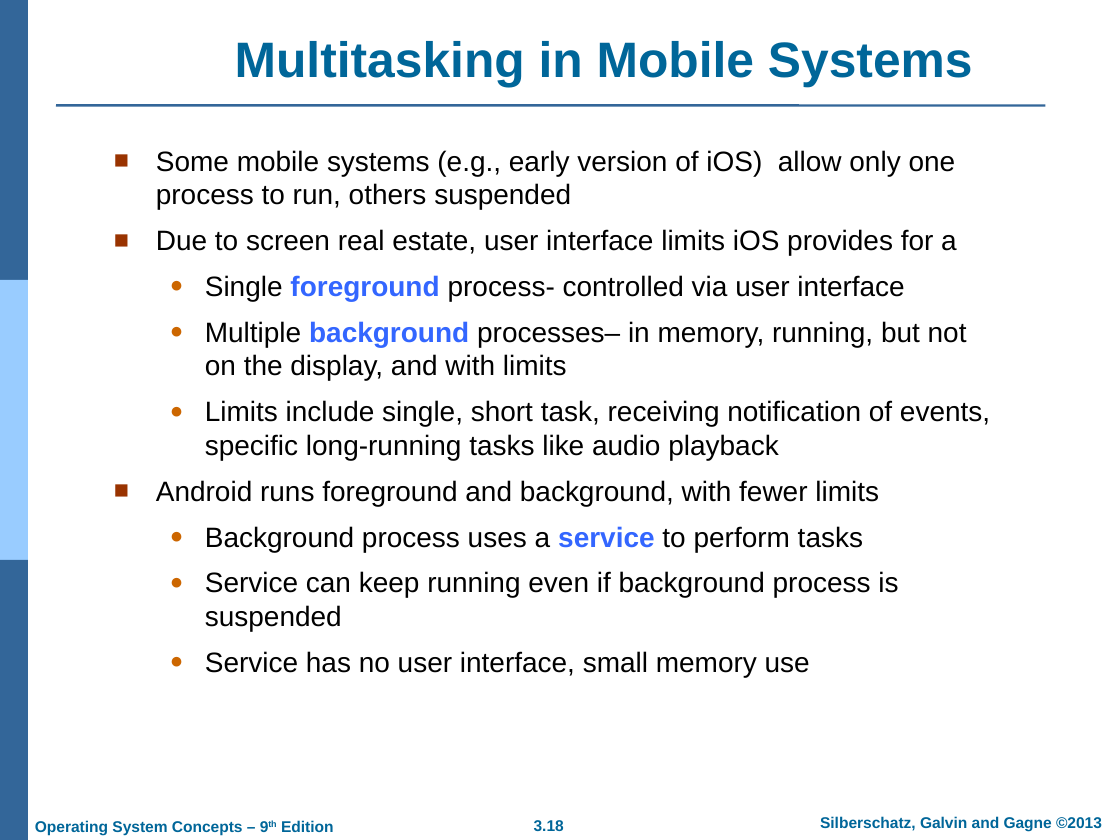
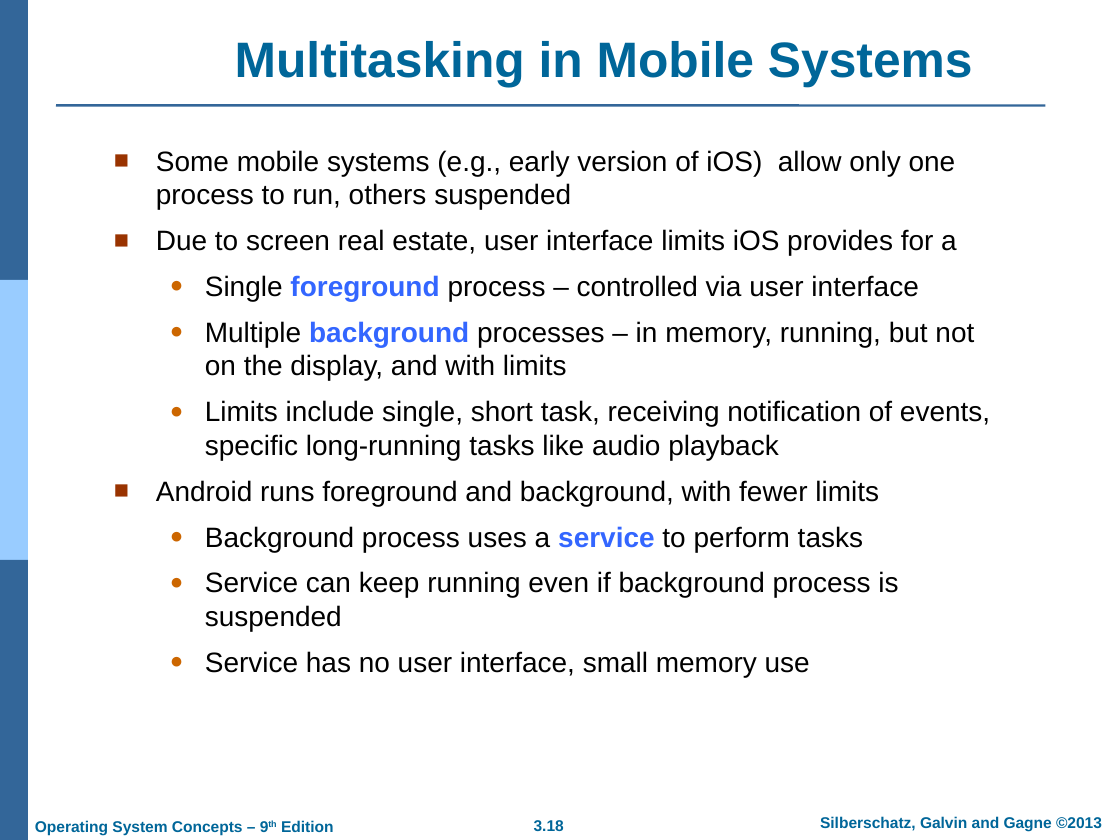
Before and after one commit to GeneralNitin/S4, a slide deck: slide 18 of S4/03. OS/PPTs/PPT-dir/03. Processes.ppt. Drawn at 1120x840 pixels with LibreOffice and Linux fonts; fonts in the diff are those of the drawing; background and template pictures are left out. Boxes give left, top, right and bottom in pixels: in the first picture for what was removed or moved away, otherwise in the second. Text is boxed around its words. In the diff, an @@ line names an element or a change of style, - is before the commit and + after.

```diff
--- a/S4/03. OS/PPTs/PPT-dir/03. Processes.ppt
+++ b/S4/03. OS/PPTs/PPT-dir/03. Processes.ppt
@@ text at box(205, 275, 974, 381): text changed @@
-  ● Single foreground process- controlled via user interface
-  ● Multiple background processes– in memory, running, but not on the display, and with limits
+  ● Single foreground process – controlled via user interface
+  ● Multiple background processes – in memory, running, but not on the display, and with limits
```
Also in this commit, not shown: 15 other slides changed.
